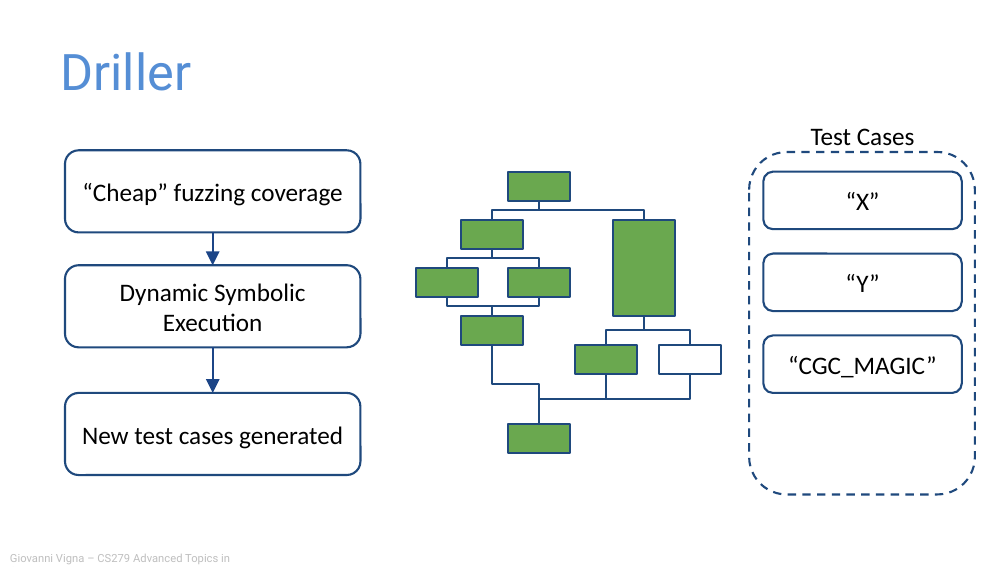
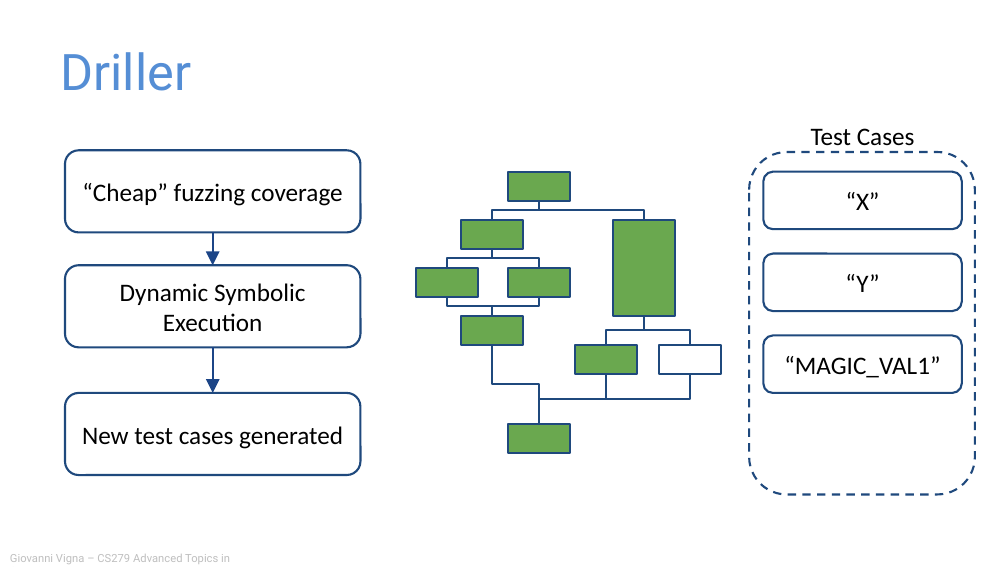
Before and after one commit to giovannivigna/CS279-Fall2024, a slide deck: slide 53 of materials/07_Dynamic_Analysis/Dynamic Analysis.pptx (slide 74 before the commit). Drawn at 1008x567 pixels with LibreOffice and Linux fonts; fonts in the diff are those of the drawing. Boxes give left, top, right and bottom in pixels: in the first picture for what was removed or moved away, otherwise in the second. Text is boxed around its words. In the diff, an @@ line names an element or a change of style, - is before the commit and + after.

```diff
--- a/materials/07_Dynamic_Analysis/Dynamic Analysis.pptx
+++ b/materials/07_Dynamic_Analysis/Dynamic Analysis.pptx
@@ text in rounded rectangle at <box>784,356,940,378</box>: text changed @@
-“CGC_MAGIC”
+“MAGIC_VAL1”
```
Also in this commit, not shown: 9 other slides changed, 2 slides added, 23 slides removed, 7 other files.
